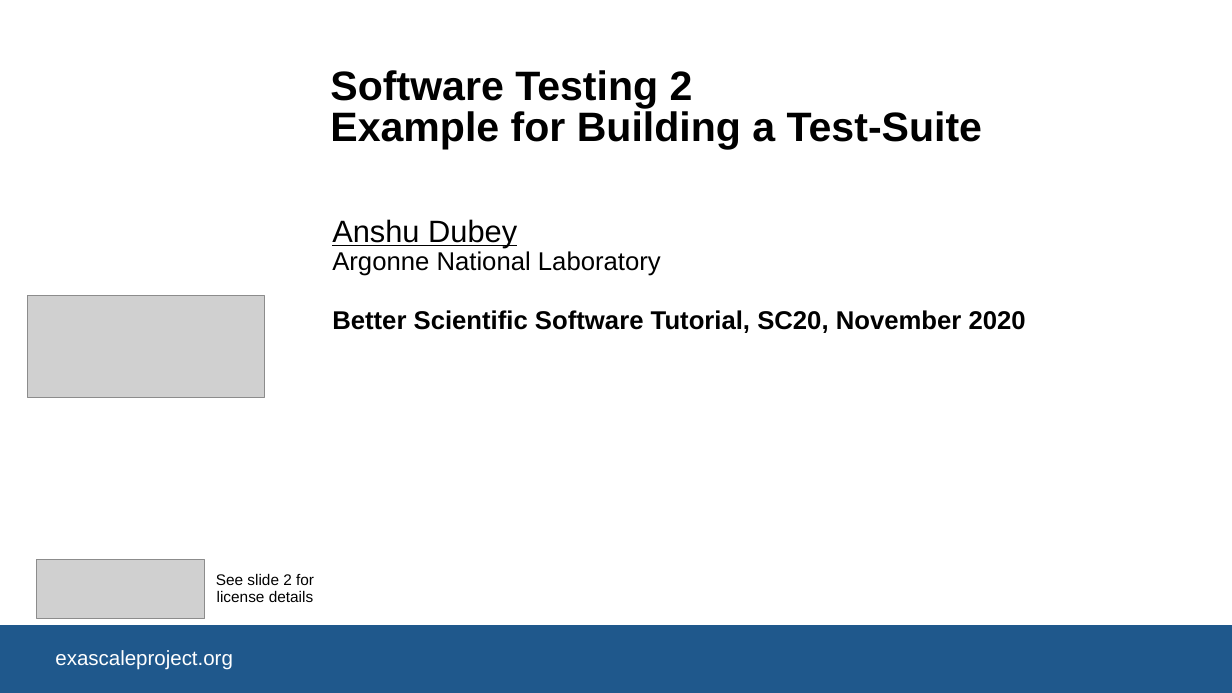
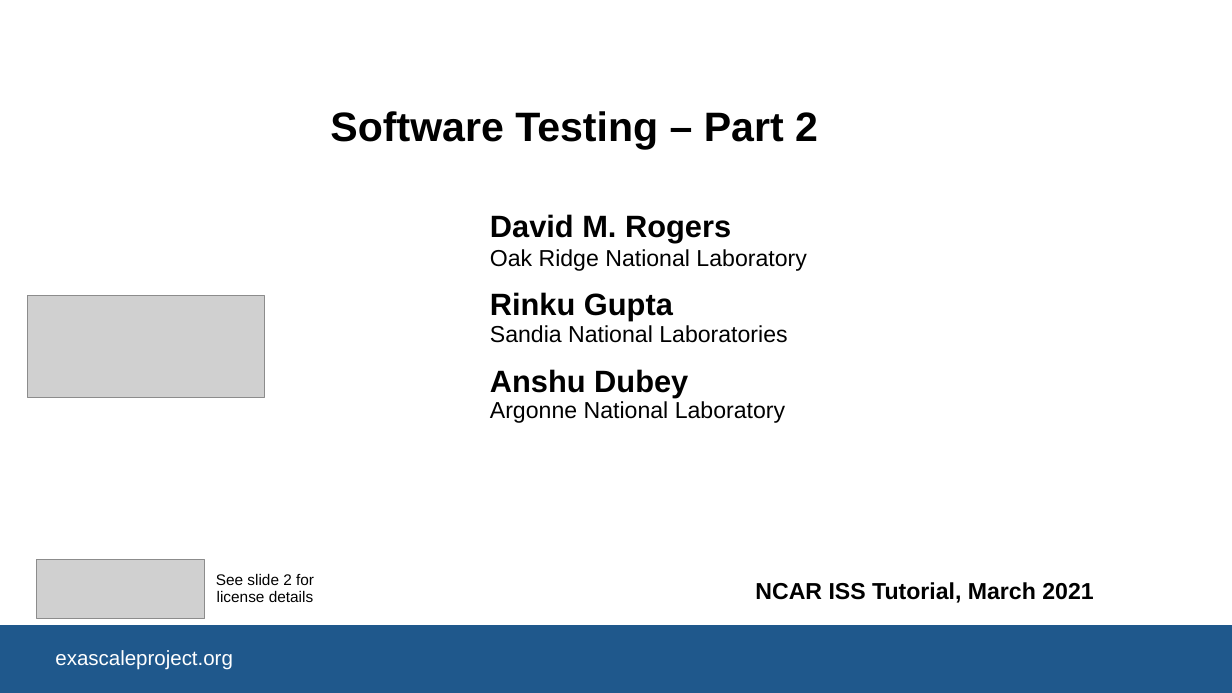
Before and after one commit to bssw-tutorial/presentations, a slide deck: slide 1 of final-presentations/2021-03-25-iss/06-testing2.pptx. Drawn at 1232x693 pixels with LibreOffice and Linux fonts; fonts in the diff are those of the drawing; grey boxes stand for pictures; background and template pictures are left out. Boxes give left, top, right and bottom in pixels: in the first picture for what was removed or moved away, otherwise in the second. Text is boxed around its words. In the diff, an @@ line names an element or a change of style, - is before the commit and + after.

Commit message:
Added testing talks.

```diff
--- a/final-presentations/2021-03-25-iss/06-testing2.pptx
+++ b/final-presentations/2021-03-25-iss/06-testing2.pptx
@@ title at [330,111,818,150]: text changed @@
-Software Testing 2
-Example for Building a Test-Suite
+Software Testing – Part 2
@@ subtitle removed at [332,219,1026,333] @@
-Anshu Dubey
-Argonne National Laboratory
-Better Scientific Software Tutorial, SC20, November 2020
@@ subtitle added at [490,214,806,423], 18 pt, text #000000 @@
+David M. Rogers
+Oak Ridge National Laboratory
+Rinku Gupta
+Sandia National Laboratories
+Anshu Dubey
+Argonne National Laboratory
@@ text added at [755,582,1093,603], 18 pt, text #000000, bold @@
+NCAR ISS Tutorial, March 2021
```
Also in this commit, not shown: 7 other slides changed, 5 slides added.
